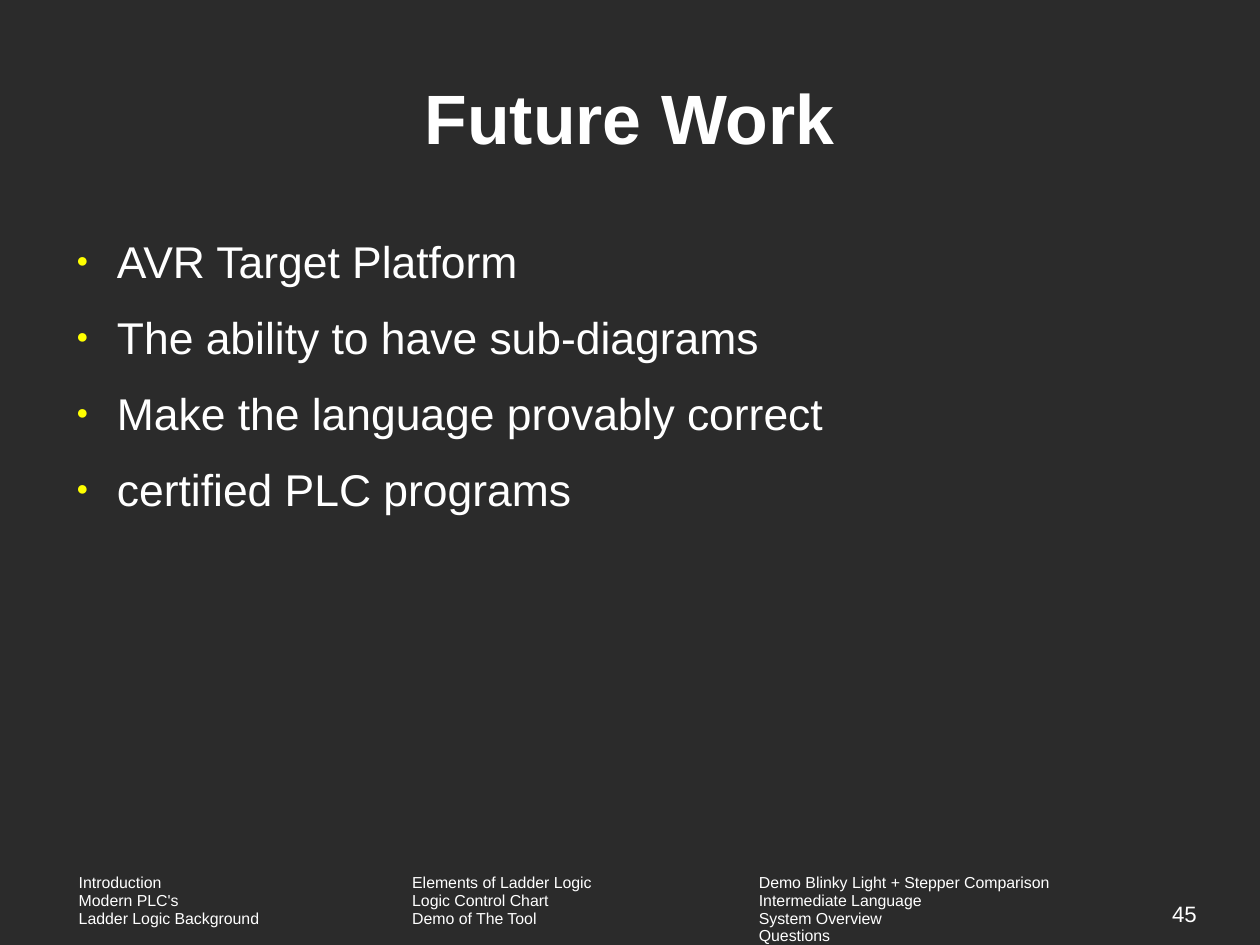
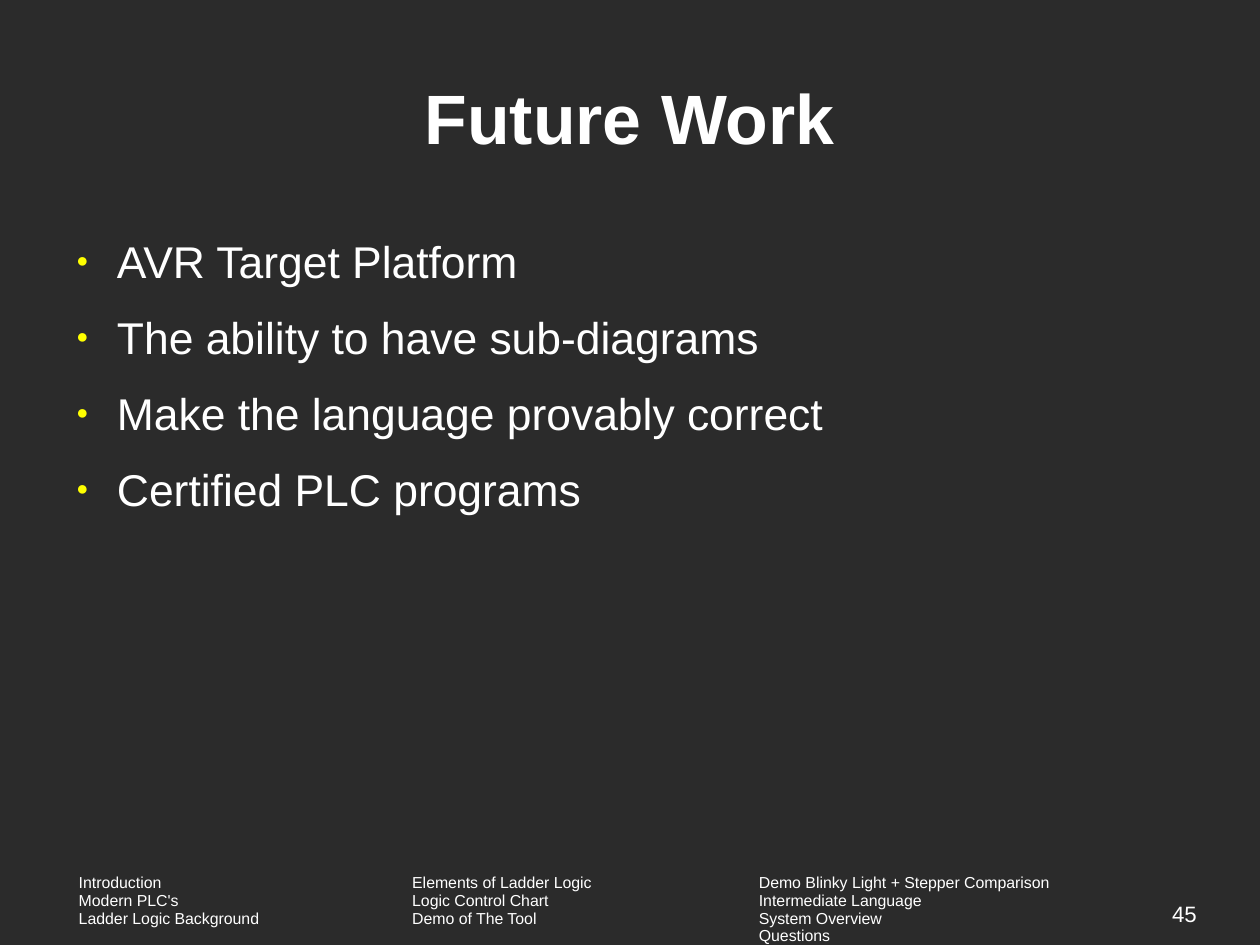
Before and after one commit to vortex-5/plcthesis, a slide deck: slide 45 of presentation/defense.odp. Drawn at 1260x945 pixels with LibreOffice and Linux fonts; fonts in the diff are those of the drawing; background and template pictures are left out; a plain dark background stands for a picture behind light text. Boxes give left, top, right and bottom in pixels: in the first picture for what was removed or moved away, otherwise in the second. Text is boxed around its words. In the diff, an @@ line names an element or a change of style, - is before the commit and + after.

Commit message:
final presentation changes

```diff
--- a/presentation/defense.odp
+++ b/presentation/defense.odp
@@ text at bbox=[117, 473, 581, 515]: text changed @@
-● certified PLC programs
+● Certified PLC programs
```
Also in this commit, not shown: 3 other slides changed, 2 other files.
